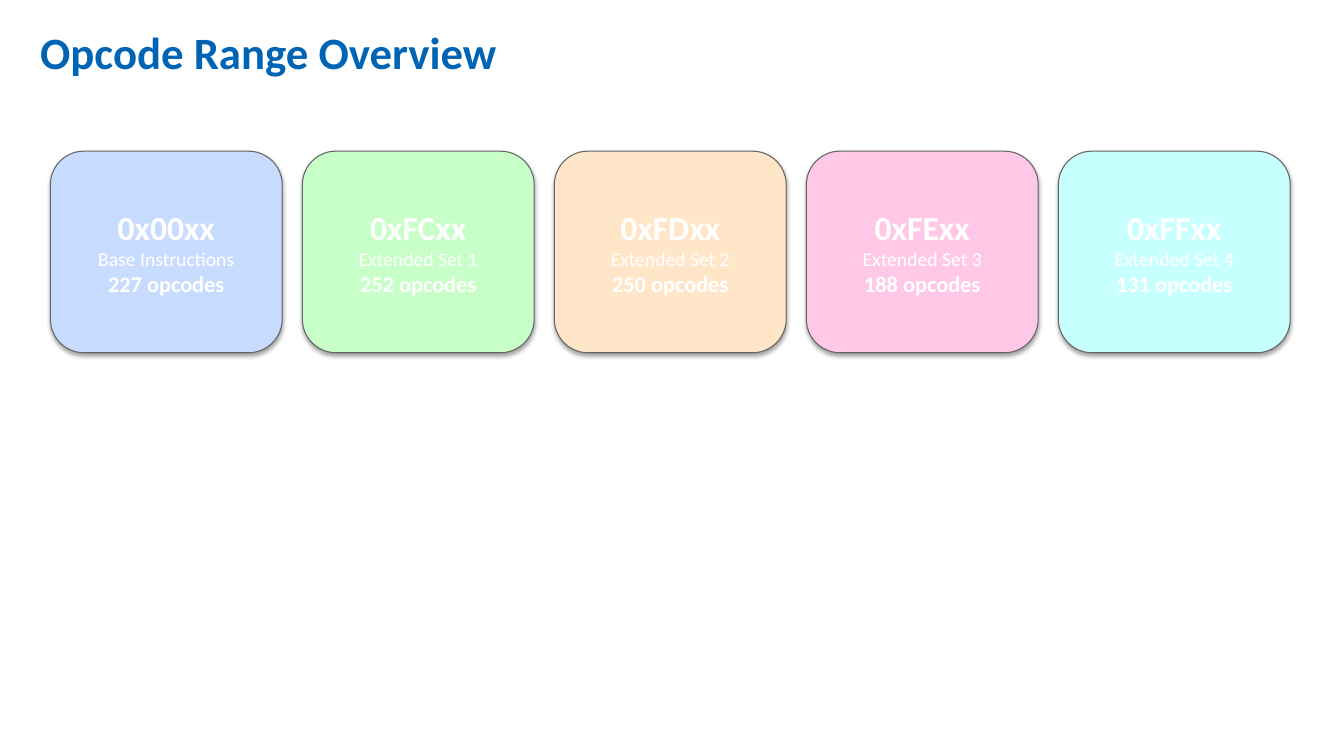
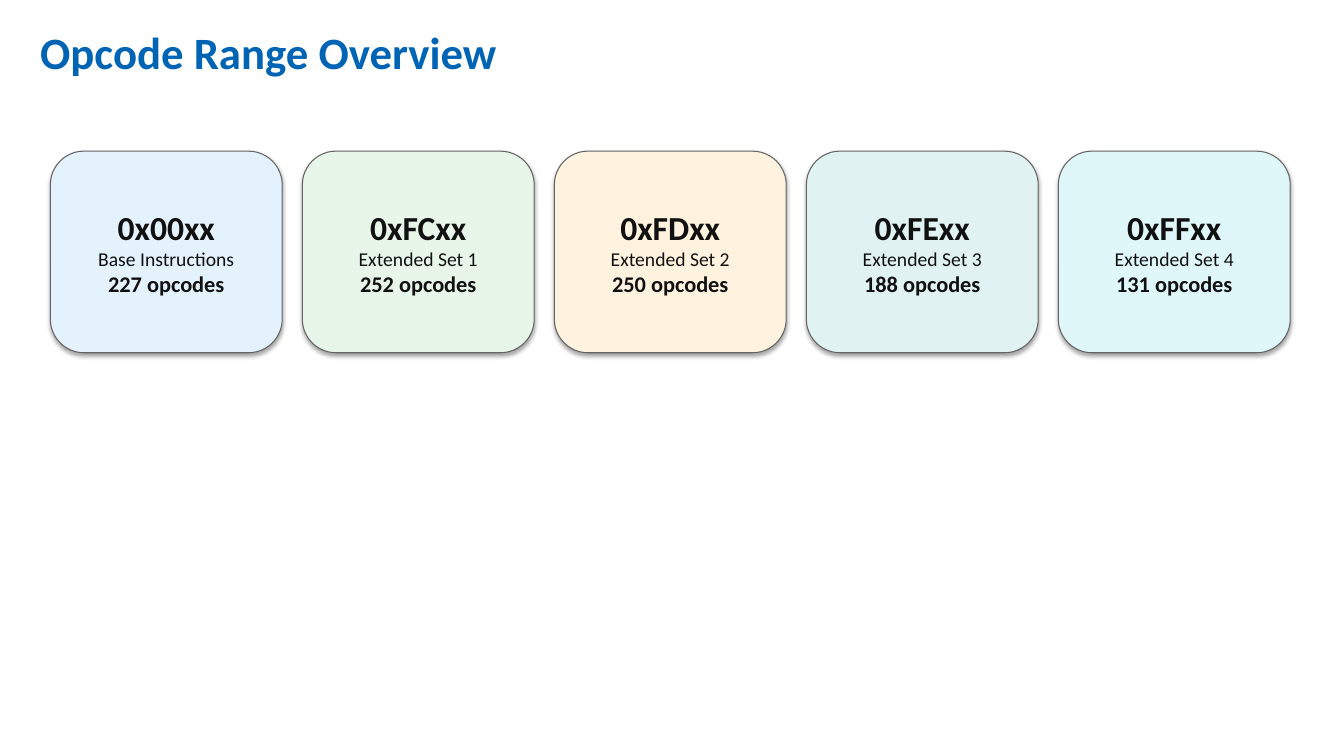
Before and after one commit to RetroCoreLabs/nd500x, a slide deck: slide 2 of docs/nd500_instruction_map.pptx. Drawn at 1344x756 pixels with LibreOffice and Linux fonts; fonts in the diff are those of the drawing. Boxes give left, top, right and bottom in pixels: in the first picture for what was removed or moved away, otherwise in the second. Text is boxed around its words. In the diff, an @@ line names an element or a change of style, - is before the commit and + after.

```diff
--- a/docs/nd500_instruction_map.pptx
+++ b/docs/nd500_instruction_map.pptx
@@ rounded rectangle "0x00xx" at (x1=50, y1=151, x2=282, y2=353): text colour #FFFFFF to #111111; fill #C8DCFF to #E3F2FD @@
@@ rounded rectangle "0xFCxx" at (x1=302, y1=151, x2=534, y2=353): fill #C8FFC8 to #E8F5E9 @@
@@ rounded rectangle "0xFDxx" at (x1=555, y1=151, x2=786, y2=353): fill #FFE6C8 to #FFF3E0 @@
@@ rounded rectangle "0xFExx" at (x1=807, y1=151, x2=1038, y2=353): fill #FFC8E6 to #E0F2F1 @@
@@ rounded rectangle "0xFFxx" at (x1=1059, y1=151, x2=1291, y2=353): fill #C8FFFF to #E0F7FA @@
@@ text in rounded rectangle at (x1=359, y1=218, x2=478, y2=296): text added @@
+0xFCxx
+Extended Set 1
+252 opcodes
@@ text in rounded rectangle at (x1=611, y1=218, x2=730, y2=296): text added @@
+0xFDxx
+Extended Set 2
+250 opcodes
@@ text in rounded rectangle at (x1=863, y1=218, x2=982, y2=296): text added @@
+0xFExx
+Extended Set 3
+188 opcodes
@@ text in rounded rectangle at (x1=1115, y1=218, x2=1234, y2=296): text added @@
+0xFFxx
+Extended Set 4
+131 opcodes
```
Also in this commit, not shown: 15 other slides changed, 1 other file.
